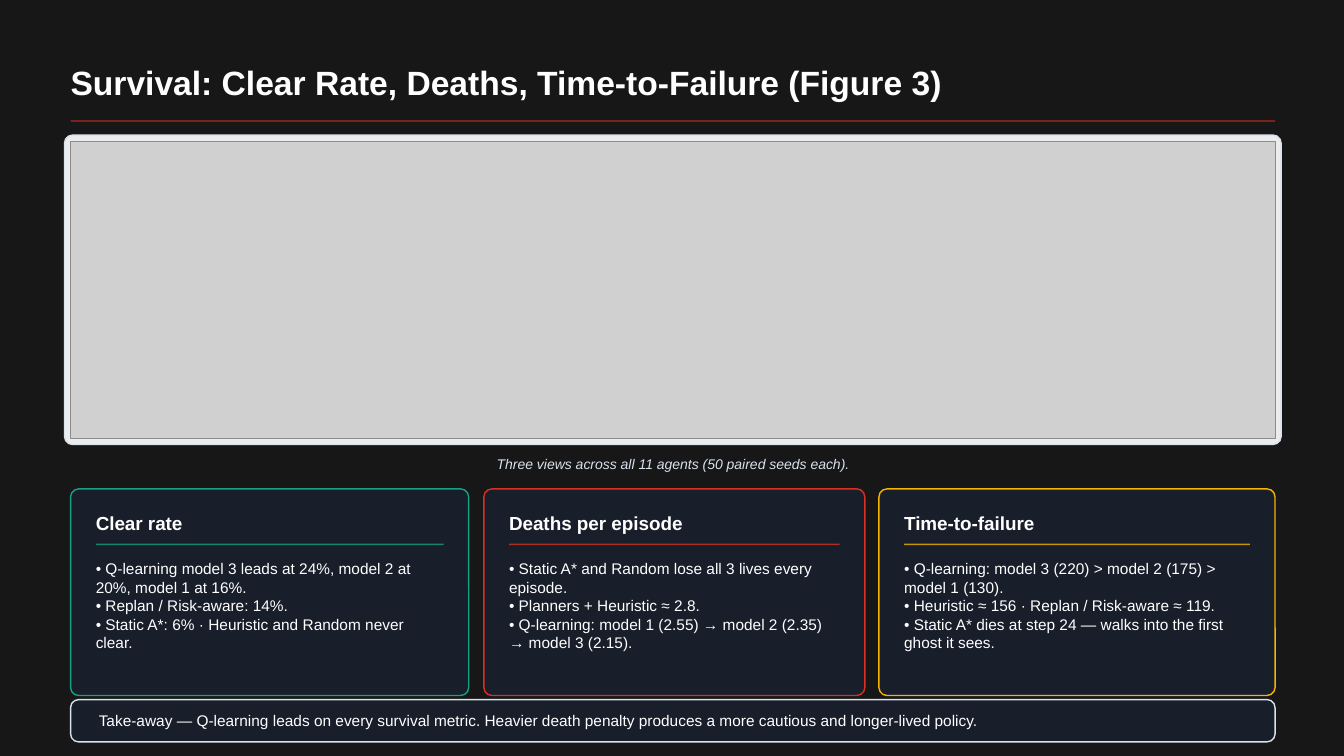
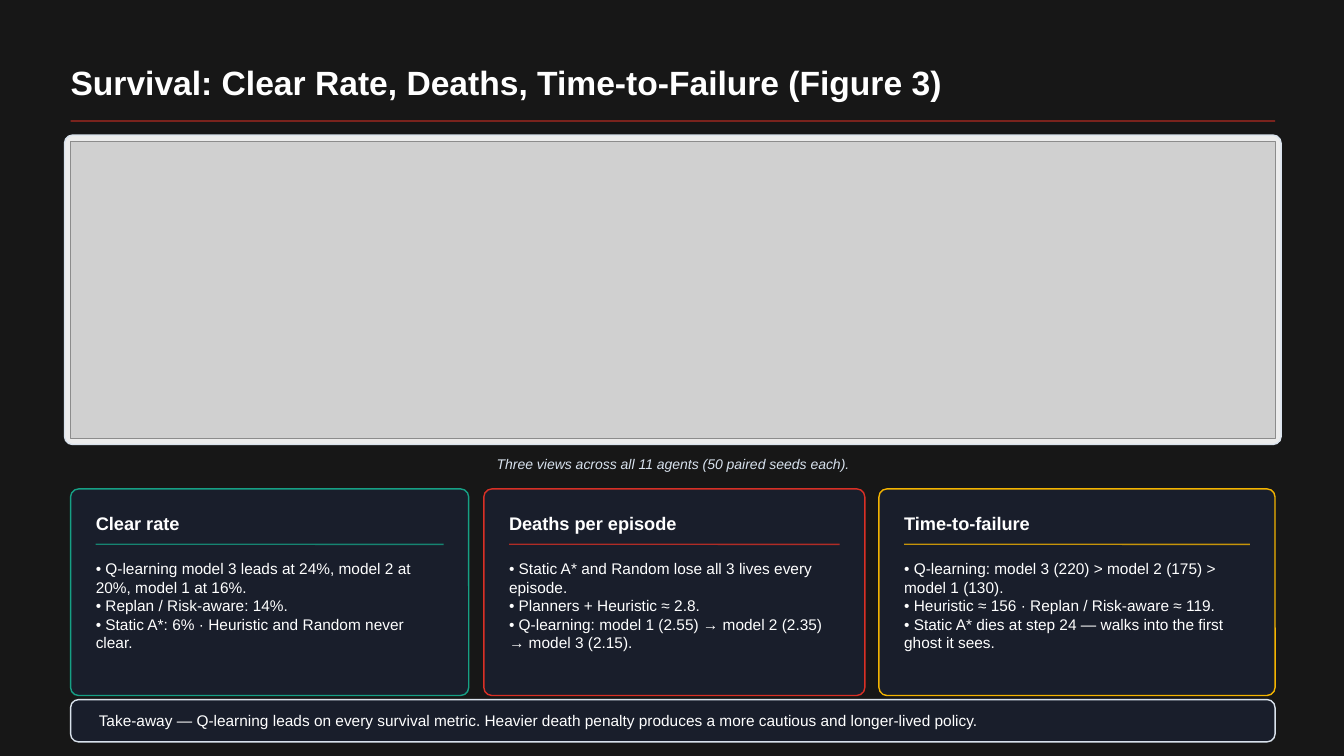
Before and after one commit to RichardFeng000/cs520-project, a slide deck: slide 5 of final_ppt/pacman_rl_final.pptx. Drawn at 1344x756 pixels with LibreOffice and Linux fonts; fonts in the diff are those of the drawing; grey boxes stand for pictures; background and template pictures are left out; a plain dark background stands for a picture behind light text. Boxes give left, top, right and bottom in pixels: in the first picture for what was removed or moved away, otherwise in the second. Text is boxed around its words. In the diff, an @@ line names an element or a change of style, - is before the commit and + after.

```diff
--- a/final_ppt/pacman_rl_final.pptx
+++ b/final_ppt/pacman_rl_final.pptx
@@ size 13.5 to 13 pt in 3 elements at [96, 516, 179, 530], [904, 516, 1030, 530], [509, 516, 677, 534] @@
```
Also in this commit, not shown: 8 other slides changed.
